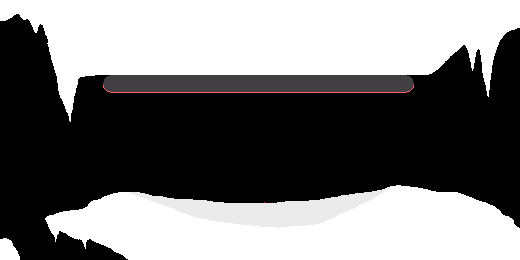
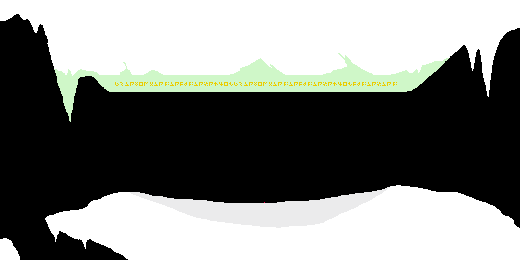
Before/after of a w=520, h=260 layered artwork. What changed in the layer stack:
added layer "Schrift" above "snowcave_crater.png copy" over (115, 82, 397, 86)
painted on "snowcave_crater.png copy" over (54, 53, 449, 122)
showed "snowcave_crater.png" over (54, 53, 449, 122)
